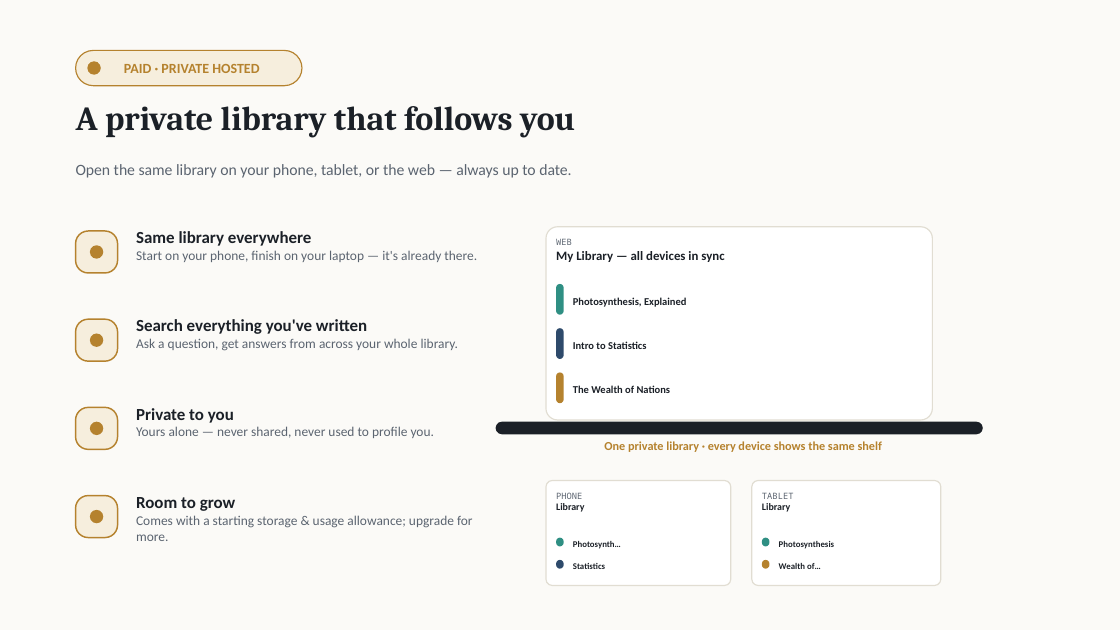
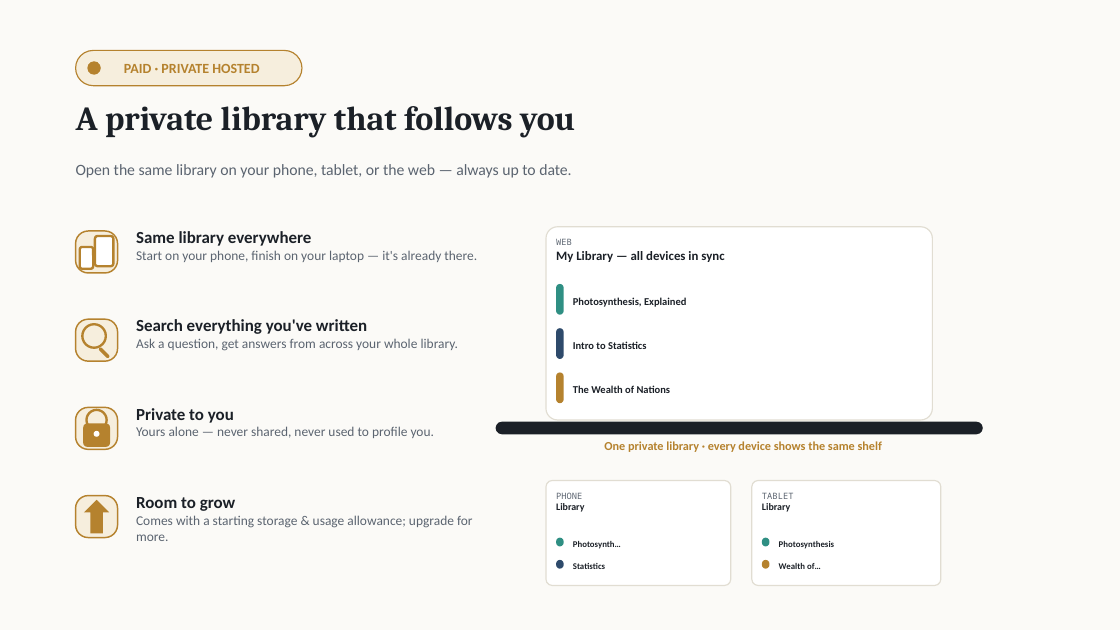
Before and after one commit to wegofwd2020-hub/Mentible, a slide deck: slide 3 of docs/adr-033-tiers-presentation.pptx. Drawn at 1120x630 pixels with LibreOffice and Linux fonts; fonts in the diff are those of the drawing. Boxes give left, top, right and bottom in pixels: in the first picture for what was removed or moved away, otherwise in the second. Text is boxed around its words. In the diff, an @@ line names an element or a change of style, - is before the commit and + after.

```diff
--- a/docs/adr-033-tiers-presentation.pptx
+++ b/docs/adr-033-tiers-presentation.pptx
@@ rounded rectangle added at [95, 236, 113, 266], fill #FFFFFF, outline #B5822E 2 pt @@
@@ rounded rectangle added at [80, 247, 93, 269], fill #FFFFFF, outline #B5822E 2 pt @@
@@ ellipse removed at [90, 245, 103, 259] @@
@@ ellipse at [82, 324, 106, 348]: fill #B5822E to none; outline none to #B5822E 2 pt @@
@@ ellipse: place and size @@
-ellipse at [90, 334, 103, 347]
+ellipse at [82, 324, 106, 348]
@@ rounded rectangle added at [98, 347, 110, 359], fill #B5822E @@
@@ ellipse: place and size @@
-ellipse at [90, 422, 103, 435]
+ellipse at [87, 410, 107, 430]
@@ ellipse at [87, 410, 107, 430]: fill #B5822E to none; outline none to #B5822E 2 pt @@
@@ rounded rectangle added at [83, 423, 110, 447], fill #B5822E @@
@@ ellipse added at [93, 431, 99, 437], fill #FFFFFF @@
@@ up arrow added at [84, 500, 109, 534], fill #B5822E @@
@@ ellipse removed at [90, 510, 103, 523] @@
```
Also in this commit, not shown: 2 other slides changed, 1 slide added, 4 other files.
